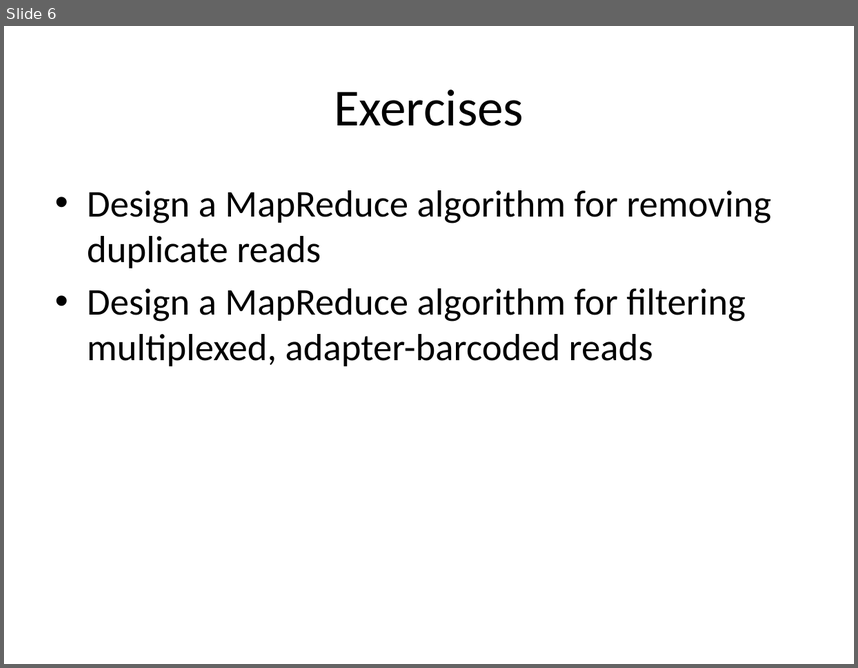
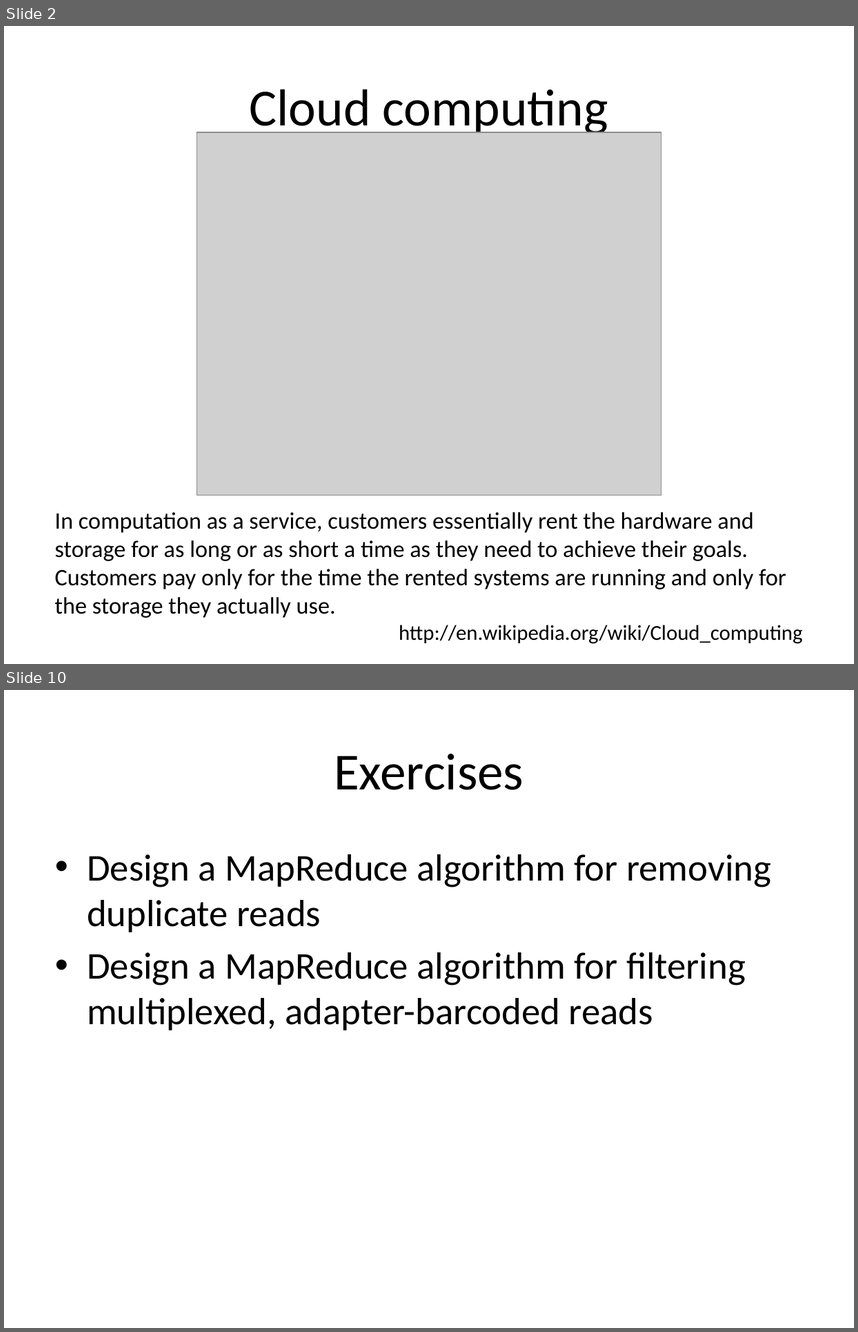
Before and after one commit to rvosa/ngs-workflows, a slide deck: doc/slides/day3/session4/MassiveParallelization.pptx. Shown one above the other, each under a label of ours: slide 6 before the commit, slides 2 and 10 after it; the slides between them are not shown. The pictures are 858x668 and 858x1332 pixels, drawn with LibreOffice and Linux fonts; fonts in the diff are those of the drawing; grey boxes stand for pictures. Boxes give left, top, right and bottom in pixels: in the first picture for what was removed or moved away, otherwise in the second. Text is boxed around its words. In the diff, an @@ line names an element or a change of style, - is before the commit and + after.

```diff
--- a/doc/slides/day3/session4/MassiveParallelization.pptx
+++ b/doc/slides/day3/session4/MassiveParallelization.pptx
@@ slide 2 added at bbox=[4, 26, 854, 664], background #FFFFFF @@
@@ title added at bbox=[250, 89, 608, 137], 44 pt, text #000000 @@
+Cloud computing
@@ picture added at bbox=[197, 132, 662, 495] @@
@@ text added at bbox=[55, 512, 802, 644], 20 pt, text #000000 @@
+In computation as a service, customers essentially rent the hardware and storage for as long or as short a time as they need to achieve their goals. Customers pay only for the time the rented systems are running and only for the storage they actually use.
+http://en.wikipedia.org/wiki/Cloud_computing
@@ what was slide 6 is now slide 10 @@
```
Also in this commit, not shown: 1 slide changed, 7 other slides added, 4 slides removed, 1 other file.
